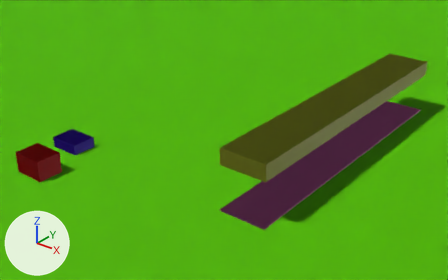
One commit to the glTF model frontend/src/assets/models/w.glb: the scene before it, then after it.
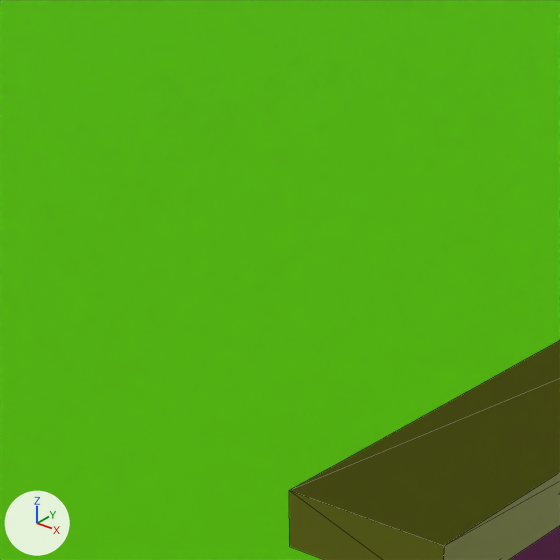
Each version is shown from a 50 mm camera at (19.69, -27.54, 13.73) aimed at (-1.17, -1.46, -2.44), then close up on the part from 30% to 67% of the width and 0% to 60% of the height. Arrows for +X, +Y and +Z are at lower left; the lights stay in place. The close-ups show mesh edges as thin lines. Where no turn or scale is listed for an object, it has been applied to the vertices.
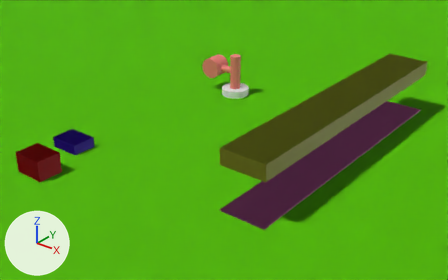
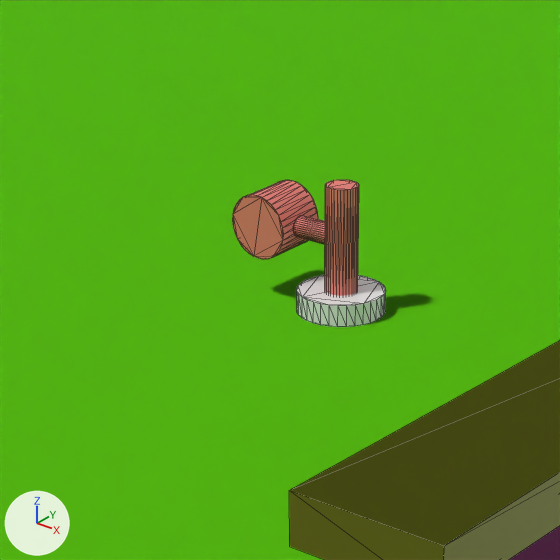
Boxes [x1, y1, x2, y2] around the edits, measured in the close-ups (560 x 560 px):
'Hammer.001', added: after [232, 180, 359, 296]
'Cylinder', added: after [297, 275, 386, 327]

What the commit changed:
Material 'Material.005' (mat_material_005) is new.
Its base color is (0.8, 0.202, 0.172) (red #e77c73).
Mesh me_cylinder_006 is new.
It has 64 vertices, 124 faces and spans x -0.8..0.8, y -0.8..0.8, z -0.2..0.2.
Mesh me_cylinder_001 is new.
It has 192 vertices, 372 faces and spans x -2.12..0.3, y -0.51..0.51, z -1.0..1.0.
It uses material mat_material_005 (red #e77c73).
Object 'Cylinder' (ob_cylinder) is new; it shows me_cylinder_006.
Its location is (-1.48, 0.0, 0.2).
Object 'Hammer.001' (ob_hammer_001) is new; it shows me_cylinder_001.
Its location is (-1.48, 0.0, 1.36).
